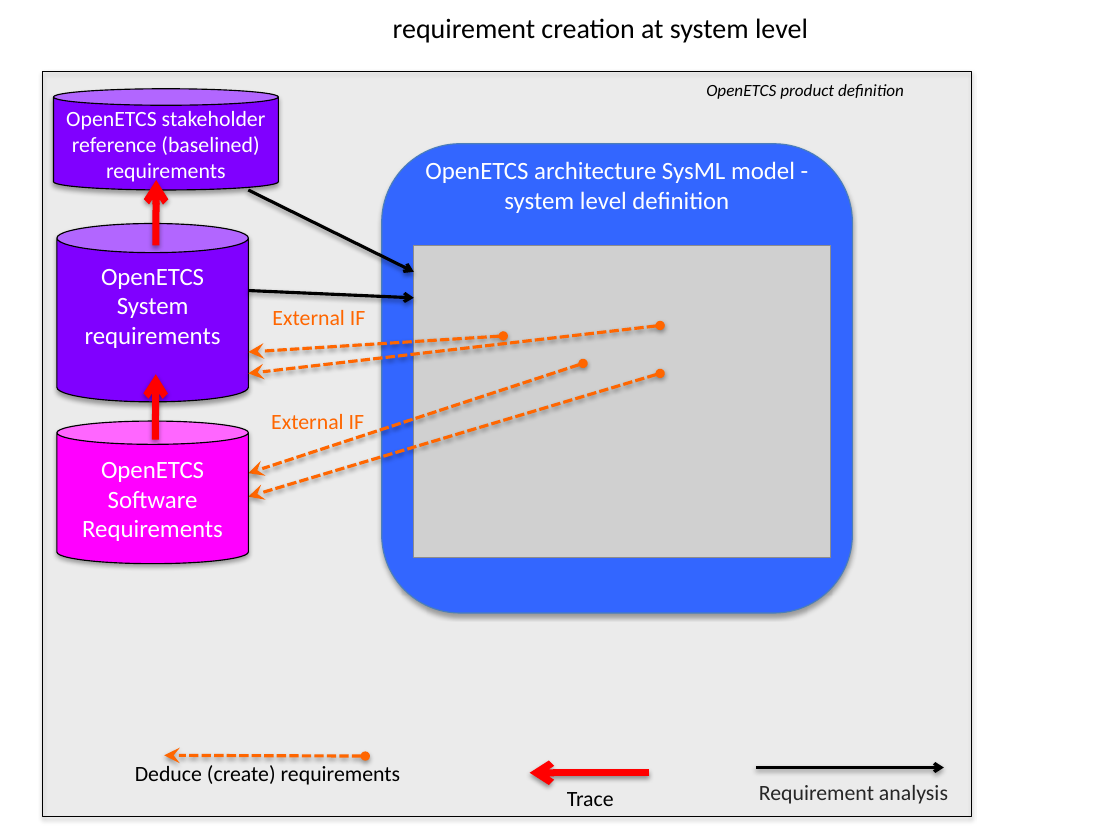
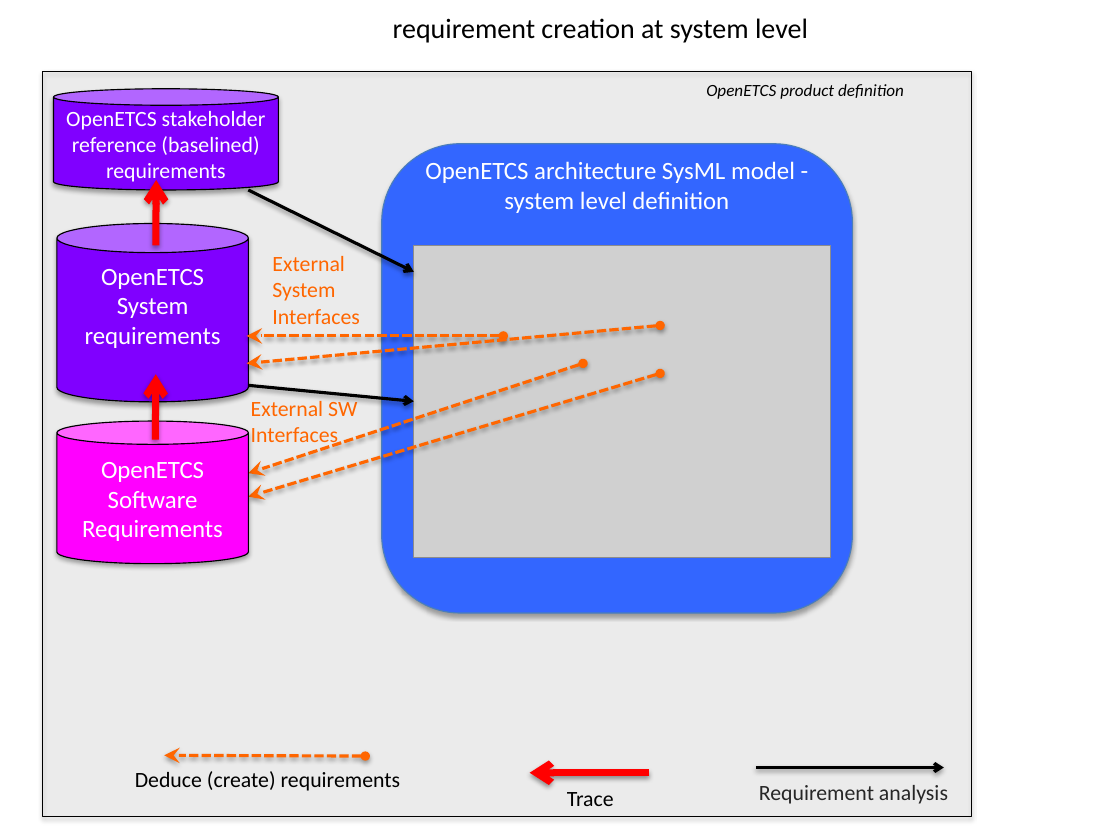
Before and after one commit to openETCS/toolchain, a slide deck: slide 8 of T7.3/TraceabilityArchitecture/images/2015-11-01 openETCS traceability_Figures.pptx. Drawn at 1120x840 pixels with LibreOffice and Linux fonts; fonts in the diff are those of the drawing; grey boxes stand for pictures. Boxes give left, top, right and bottom in pixels: in the first picture for what was removed or moved away, otherwise in the second. Text is boxed around its words. In the diff, an @@ line names an element or a change of style, - is before the commit and + after.

```diff
--- a/T7.3/TraceabilityArchitecture/images/2015-11-01 openETCS traceability_Figures.pptx
+++ b/T7.3/TraceabilityArchitecture/images/2015-11-01 openETCS traceability_Figures.pptx
@@ text at (272,256,360,324): text changed @@
-External IF
+External System Interfaces
@@ double arrow moved from (660, 326) - (249, 373) to (660, 326) - (246, 363) @@
@@ double arrow moved from (503, 336) - (249, 352) to (503, 336) - (246, 336) @@
@@ arrow moved from (249, 290) - (413, 298) to (249, 385) - (413, 401) @@
@@ text at (251,398,357,449): text changed @@
-External IF
+External SW Interfaces
@@ text "Deduce (create) requirements": place and size @@
-text "Deduce (create) requirements" at (135,762,401,785)
+text "Deduce (create) requirements" at (135,771,401,791)
```
Also in this commit, not shown: 1 other slide changed, 1 slide added, 11 other files.
